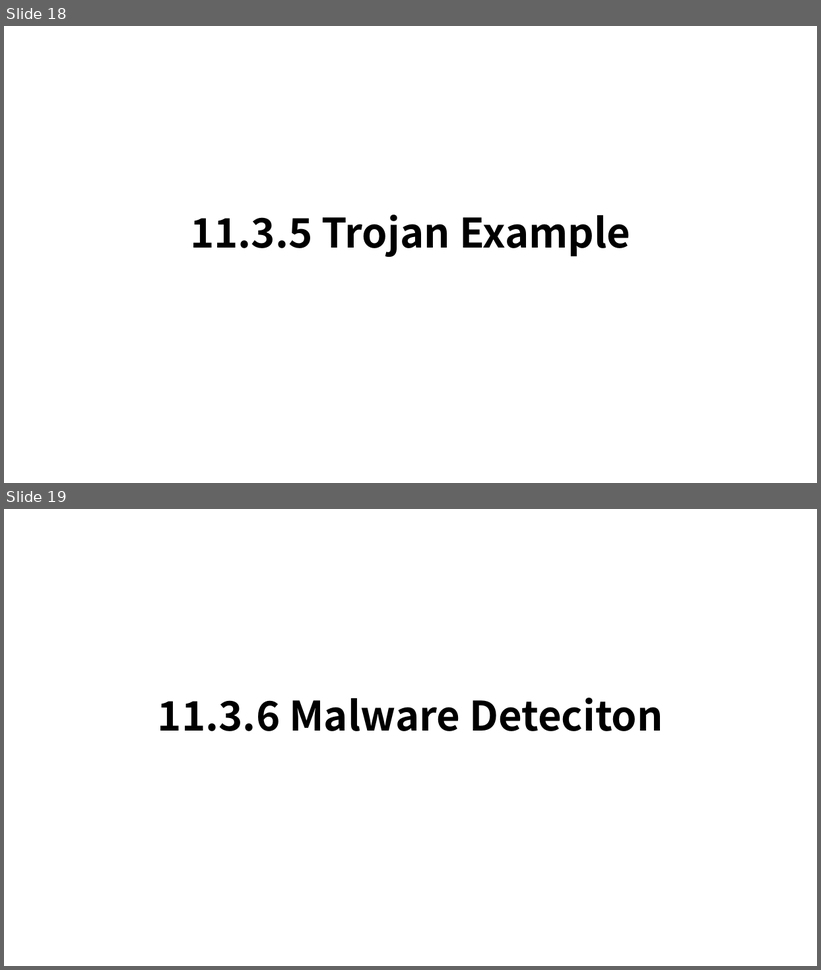
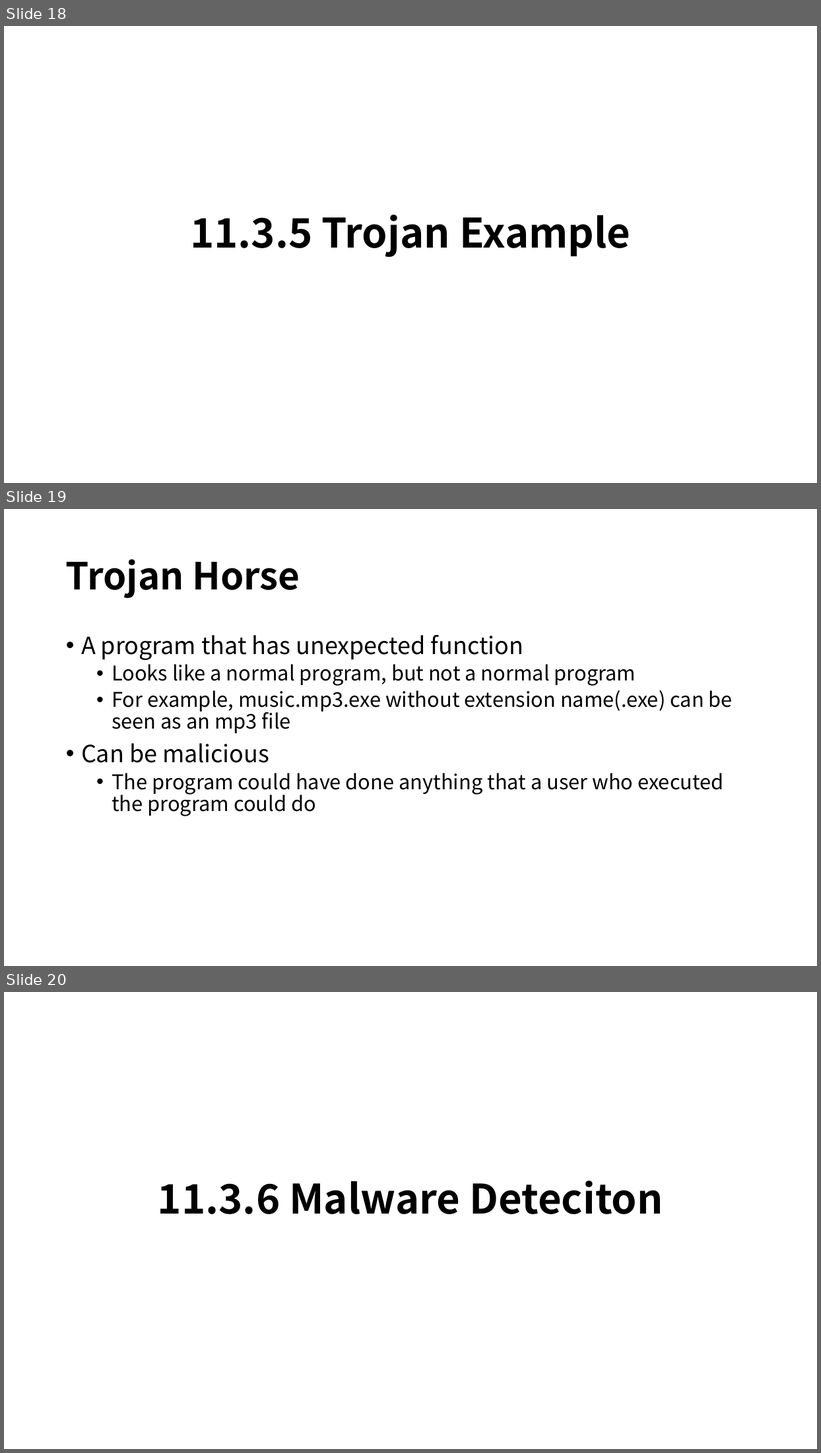
Before and after one commit to b1011dong/InformationSecutiryStudy, a slide deck: HW4/Malware.pptx. Shown one above the other, each under a label of ours: slides 18 and 19 before the commit, slides 18, 19 and 20 after it. The pictures are 821x970 and 821x1453 pixels, drawn with LibreOffice and Linux fonts; fonts in the diff are those of the drawing. Boxes give left, top, right and bottom in pixels: in the first picture for what was removed or moved away, otherwise in the second. Text is boxed around its words. In the diff, an @@ line names an element or a change of style, - is before the commit and + after.

```diff
--- a/HW4/Malware.pptx
+++ b/HW4/Malware.pptx
@@ slide 19 added at [4,509,817,966], background #FFFFFF @@
@@ title added at [66,559,300,598], 44 pt, text #000000, bold @@
+Trojan Horse
@@ text added at [81,635,733,817], 24 pt, text #000000 @@
+• A program that has unexpected function
+  • Looks like a normal program, but not a normal program
+  • For example, music.mp3.exe without extension name(.exe) can be seen as an mp3 file
+• Can be malicious
+  • The program could have done anything that a user who executed the program could do
@@ what was slide 19 is now slide 20 @@
```
Also in this commit, not shown: 1 slide changed, 10 other slides added.
